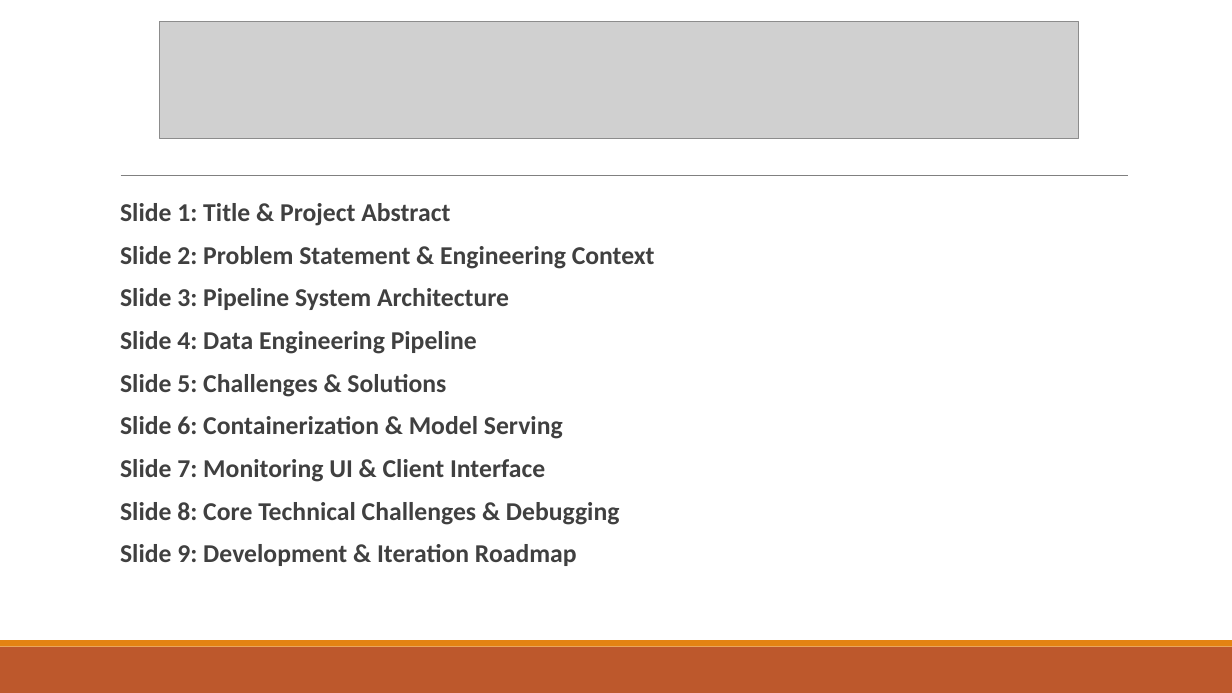
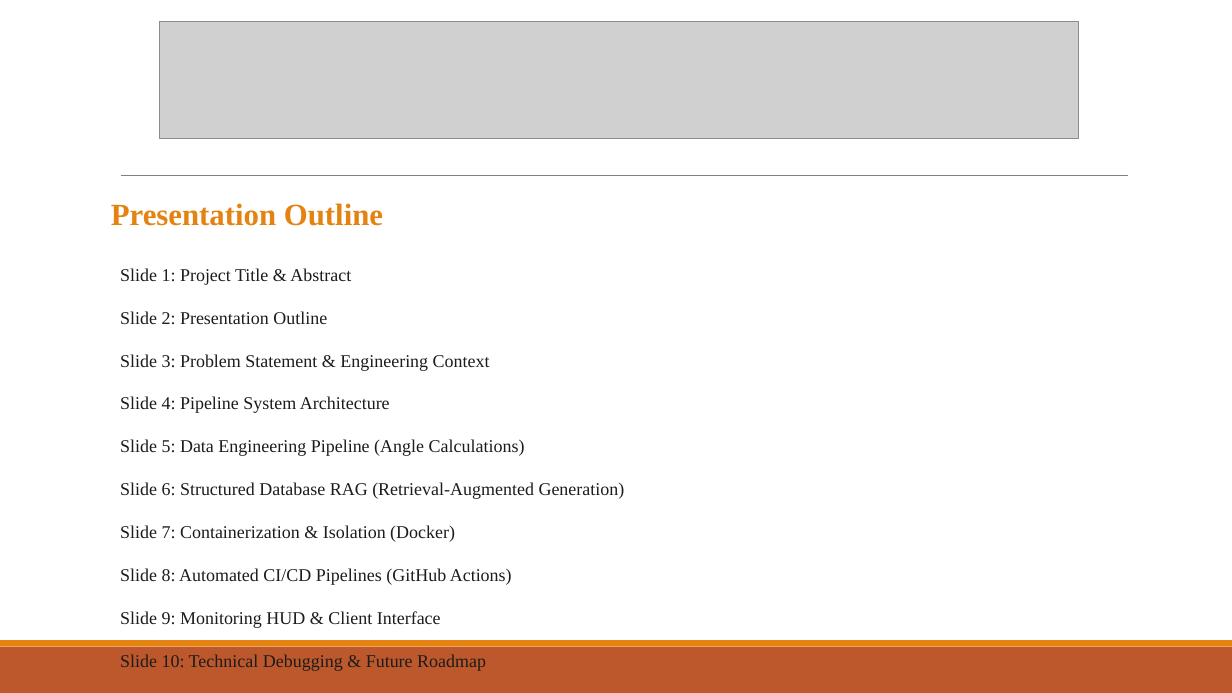
Before and after one commit to cartibhati/AlignMate-Fullstack, a slide deck: slide 2 of Presentation_PPt.pptx. Drawn at 1232x693 pixels with LibreOffice and Linux fonts; fonts in the diff are those of the drawing; grey boxes stand for pictures. Boxes give left, top, right and bottom in pixels: in the first picture for what was removed or moved away, otherwise in the second. Text is boxed around its words. In the diff, an @@ line names an element or a change of style, - is before the commit and + after.

```diff
--- a/Presentation_PPt.pptx
+++ b/Presentation_PPt.pptx
@@ text at bbox=[111, 203, 625, 671]: text changed; size 20 to 14 pt; font Calibri to Times New Roman; text colour #404040 to #1C1C1C; bold off @@
-  Slide 1: Title & Project Abstract
-  Slide 2: Problem Statement & Engineering Context
-  Slide 3: Pipeline System Architecture
-  Slide 4: Data Engineering Pipeline
-  Slide 5: Challenges & Solutions
-  Slide 6: Containerization & Model Serving
-  Slide 7: Monitoring UI & Client Interface
-  Slide 8: Core Technical Challenges & Debugging
-  Slide 9: Development & Iteration Roadmap
+Presentation Outline
+  Slide 1: Project Title & Abstract
+  Slide 2: Presentation Outline
+  Slide 3: Problem Statement & Engineering Context
+  Slide 4: Pipeline System Architecture
+  Slide 5: Data Engineering Pipeline (Angle Calculations)
+  Slide 6: Structured Database RAG (Retrieval-Augmented Generation)
+  Slide 7: Containerization & Isolation (Docker)
+  Slide 8: Automated CI/CD Pipelines (GitHub Actions)
+  Slide 9: Monitoring HUD & Client Interface
+  Slide 10: Technical Debugging & Future Roadmap
```
Also in this commit, not shown: 1 other slide changed, 8 slides added, 3 slides removed, 1 other file.
